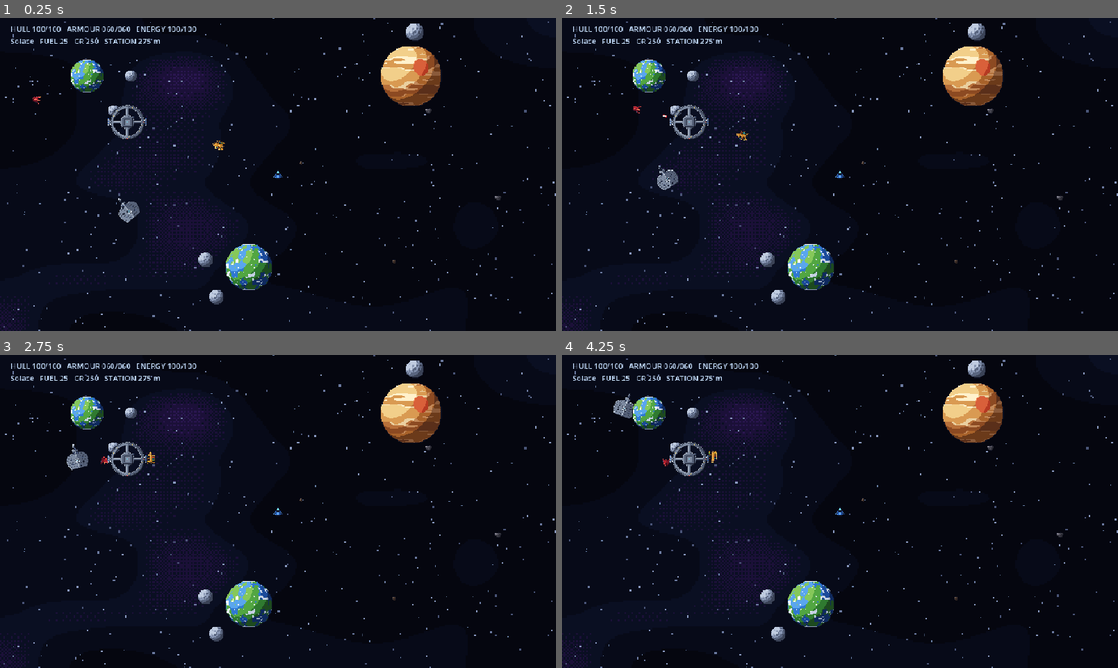
Above: before the commit, frames 1-4 (two rows, left to right).
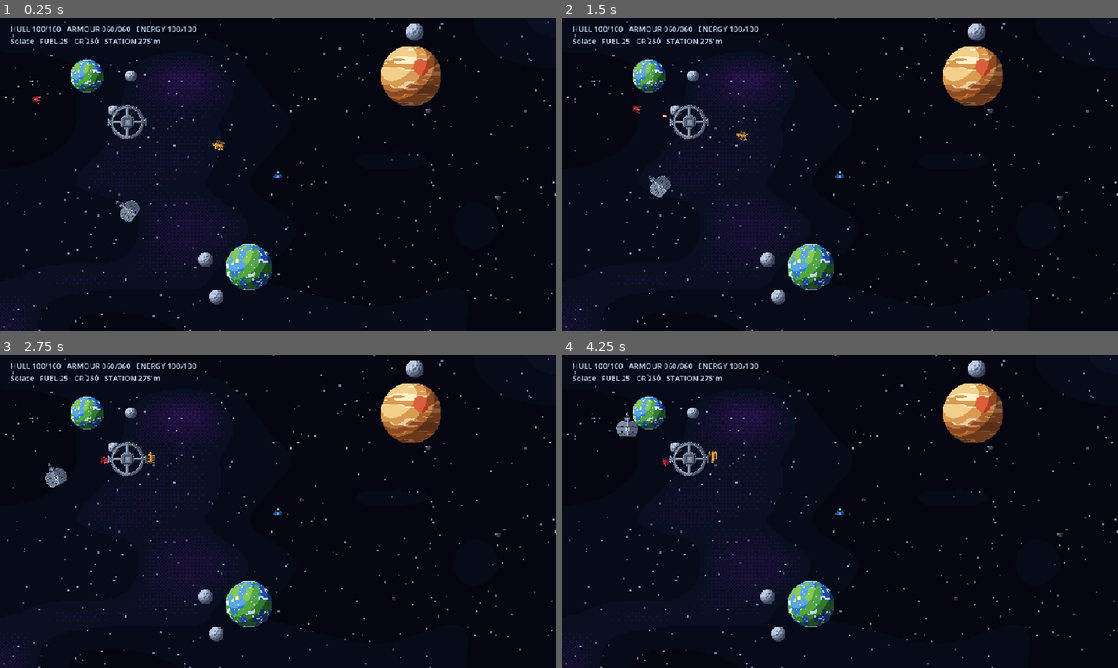
Above: after the commit, the same moments.

Repository: DARTVADER1-DROID/Star-Forge
Game: Godot game, scene res://scenes/main.tscn
The game is run twice, just before and just after one commit, with the same random seed, the same clock (stepped at 60 frames per second) and the same inputs.
Inputs (mouse positions are in pixels of both pictures, inside the frame that each line leads up to):
- Up to frame 1 (0.25 s): no input
- Up to frame 2 (1.5 s): move the mouse to (962, 158) at 0.52 s; click (962, 158) at 0.67 s; drag from (728, 190) to (634, 108) at 1.27 s
- Up to frame 3 (2.75 s): move the mouse to (333, 442) at 2.02 s; click (333, 442) at 2.17 s
- Up to frame 4 (4.25 s): drag from (812, 574) to (673, 464) at 2.77 s; move the mouse to (1006, 558) at 3.52 s; click (1006, 558) at 3.67 s

The runs differ from the first frame. In frame 1, 0.1% of the frame differs, in the area x 20-26%, y 57-66%; in frame 2, 0.3%; in frame 3, 0.4%, in the area x 8-16%, y 28-43%; in frame 4, 0.4%.

Commit message:
Make FTL control prominent in the flight HUD

Diff:
--- a/scripts/ui/touch_hud.gd
+++ b/scripts/ui/touch_hud.gd
@@ -63,7 +63,7 @@
     var boost := _button("BOOST",Vector2(-218,-100),Vector2(96,72),true)
     var fire := _button("FIRE",Vector2(-110,-100),Vector2(96,72),true)
     var loot := _button("LOOT",Vector2(-100,14),Vector2(88,52),true,true)
-    var ftl := _button("FTL",Vector2(-100,74),Vector2(88,52),true,true)
+    var ftl := _button("FTL",Vector2(-108,-184),Vector2(96,60),true)
     var bag := _button("BAG",Vector2(-100,134),Vector2(88,52),true,true)
     var save := _button("SAVE",Vector2(-100,194),Vector2(88,52),true,true)
     boost.button_down.connect(func(): boost_changed.emit(true))
@@ -77,6 +77,7 @@
 
 func _button(caption: String, offset: Vector2, dimensions: Vector2, right: bool, top: bool = false) -> Button:
     var control := Button.new()
+    control.name = caption + "Button"
     control.text = caption
     control.focus_mode = Control.FOCUS_NONE
     control.anchor_left = 1.0 if right else 0.0
--- a/tests/test_runner.gd
+++ b/tests/test_runner.gd
@@ -138,6 +138,14 @@
     for node_name: String in ["PlayerShip","HUD","ProjectilePool","NPCs","Obstacles","CargoDrops"]:
         if game.get_node_or_null(node_name) == null:
             failures.append("Main scene missing node: " + node_name)
+    var ftl_button := game.get_node("HUD/FTLButton") as Button
+    if ftl_button == null:
+        failures.append("HUD must create a dedicated FTL button.")
+    else:
+        if ftl_button.text != "FTL" or not ftl_button.visible:
+            failures.append("FTL button must be clearly labelled and visible.")
+        if not is_equal_approx(ftl_button.anchor_top,1.0) or not is_equal_approx(ftl_button.anchor_right,1.0):
+            failures.append("FTL button must stay anchored in the lower-right flight-control cluster.")
     var pool := game.get_node("ProjectilePool") as ProjectilePool
     var player := game.get_node("PlayerShip") as PlayerShip
     if pool.get_child_count() != 64:
